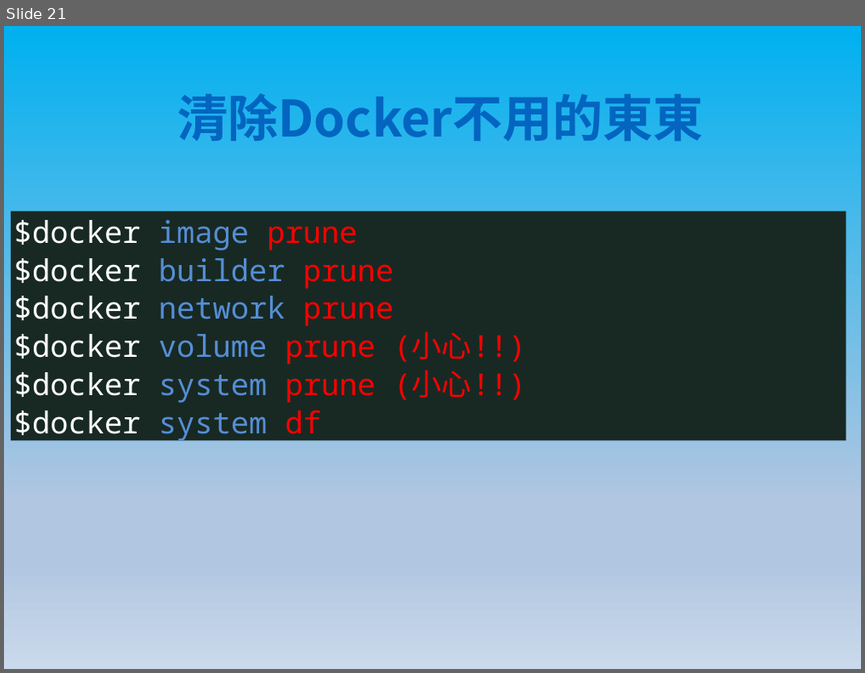
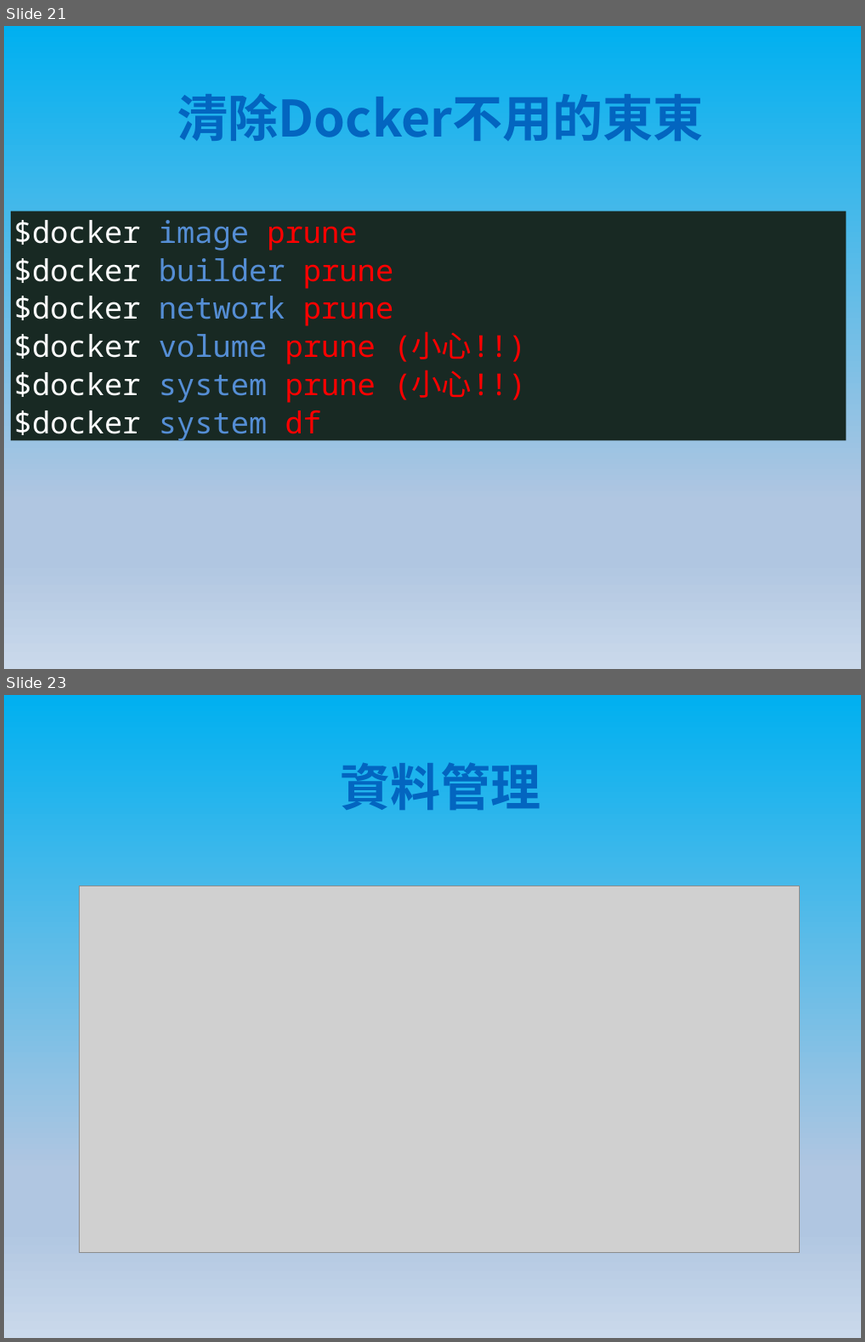
Before and after one commit to shwang1a/DockerDoc, a slide deck: Docker基礎.pptx. Shown one above the other, each under a label of ours: slide 21 before the commit, slides 21 and 23 after it; the slides between them are not shown. The pictures are 865x673 and 865x1342 pixels, drawn with LibreOffice and Linux fonts; fonts in the diff are those of the drawing; grey boxes stand for pictures. Boxes give left, top, right and bottom in pixels: in the first picture for what was removed or moved away, otherwise in the second. Text is boxed around its words. In the diff, an @@ line names an element or a change of style, - is before the commit and + after.

```diff
--- a/Docker基礎.pptx
+++ b/Docker基礎.pptx
@@ slide 23 added at box(4, 695, 861, 1338), background gradient #00B0F0 to #B0C6E1 to #CAD9EB @@
@@ text added at box(340, 762, 540, 810), 60 pt, text #0365C0, bold @@
+資料管理
@@ picture added at box(80, 886, 800, 1253) @@
```
Also in this commit, not shown: 2 other slides added.
